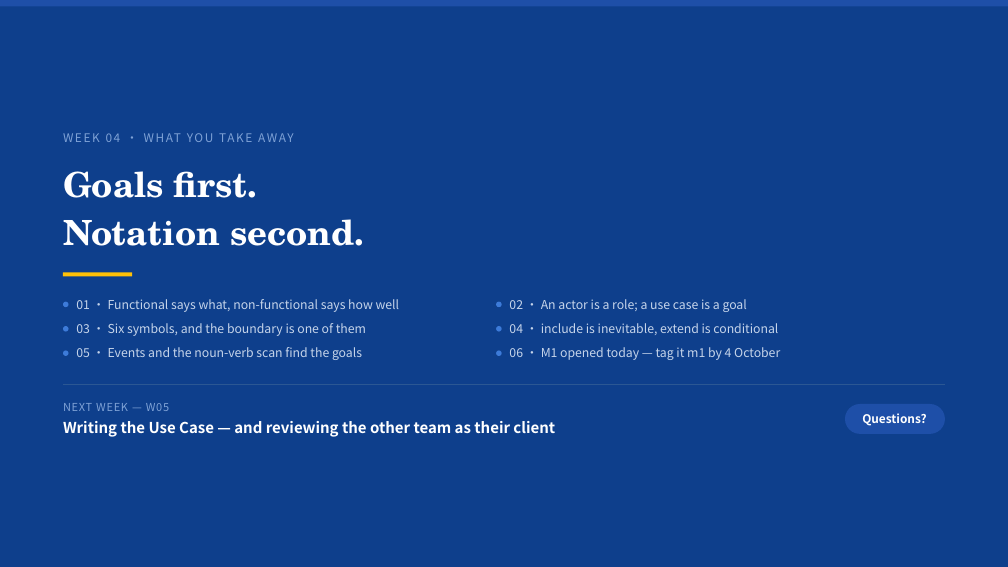
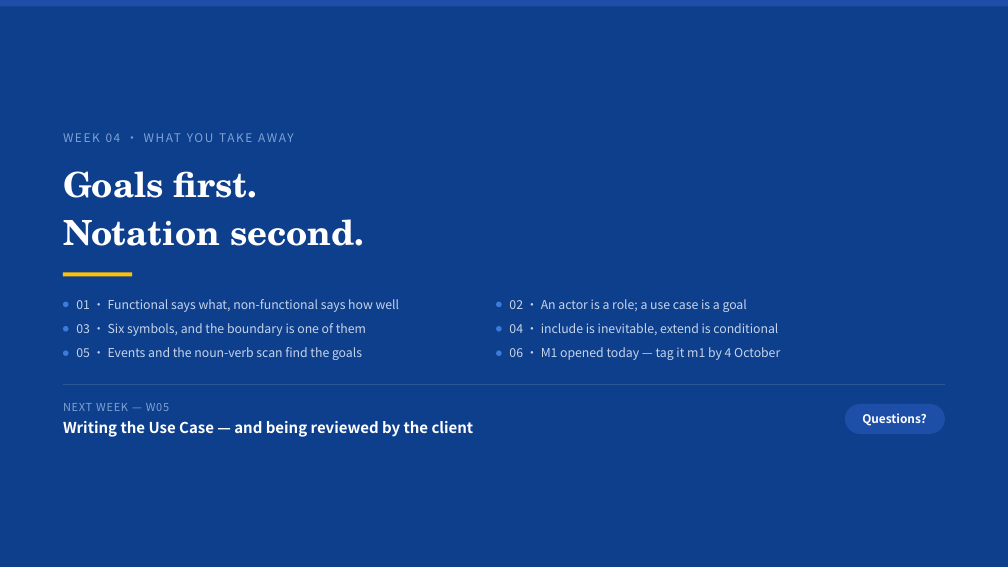
Before and after one commit to klausren/isad-course, a slide deck: slide 38 of 01-slides/W04-Requirements-and-Use-Case-Modeling.pptx. Drawn at 1008x567 pixels with LibreOffice and Linux fonts; fonts in the diff are those of the drawing. Boxes give left, top, right and bottom in pixels: in the first picture for what was removed or moved away, otherwise in the second. Text is boxed around its words. In the diff, an @@ line names an element or a change of style, - is before the commit and + after.

```diff
--- a/01-slides/W04-Requirements-and-Use-Case-Modeling.pptx
+++ b/01-slides/W04-Requirements-and-Use-Case-Modeling.pptx
@@ text at (63,421,474,437): text changed @@
-Writing the Use Case — and reviewing the other team as their client
+Writing the Use Case — and being reviewed by the client
```
Also in this commit, not shown: 1 other slide changed, 13 other files.
